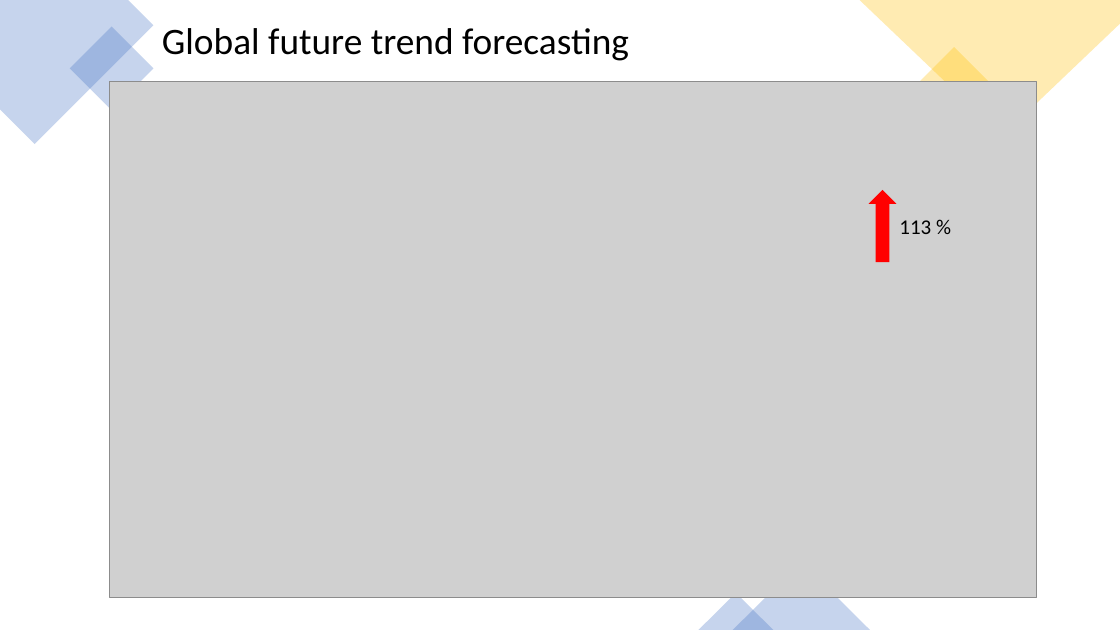
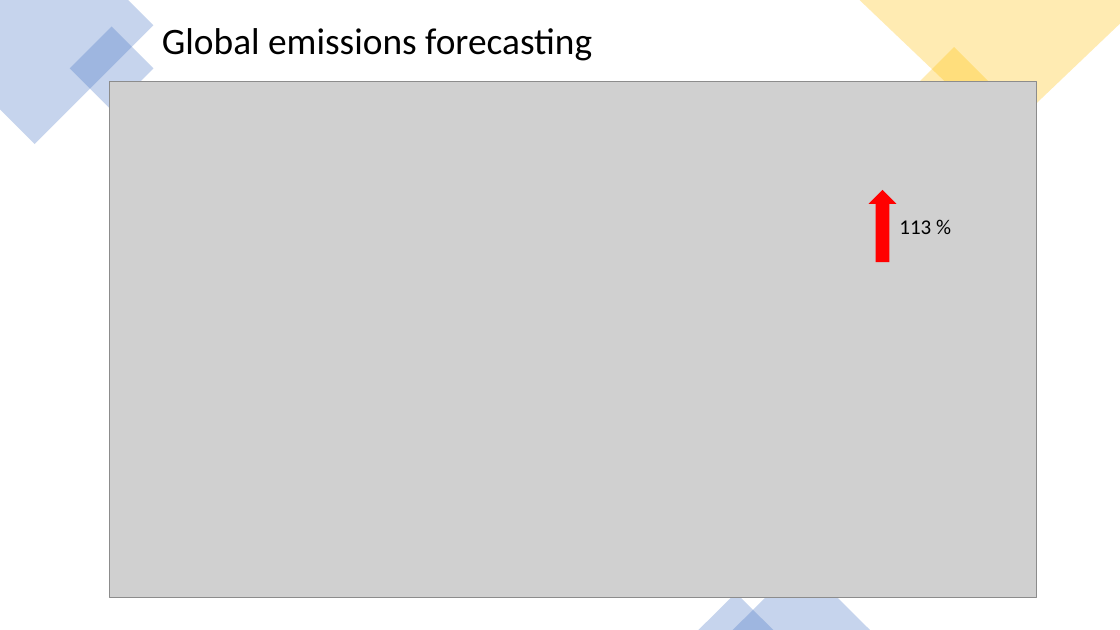
Before and after one commit to danilogiarlini/Global-CO2-Emission-Forecasting, a slide deck: slide 8 of Visualization/GlobalCO2Emission.pptx. Drawn at 1120x630 pixels with LibreOffice and Linux fonts; fonts in the diff are those of the drawing; grey boxes stand for pictures. Boxes give left, top, right and bottom in pixels: in the first picture for what was removed or moved away, otherwise in the second. Text is boxed around its words. In the diff, an @@ line names an element or a change of style, - is before the commit and + after.

```diff
--- a/Visualization/GlobalCO2Emission.pptx
+++ b/Visualization/GlobalCO2Emission.pptx
@@ text at [162,28,592,61]: text changed @@
-Global future trend forecasting
+Global emissions forecasting
```
Also in this commit, not shown: 6 other slides changed.
